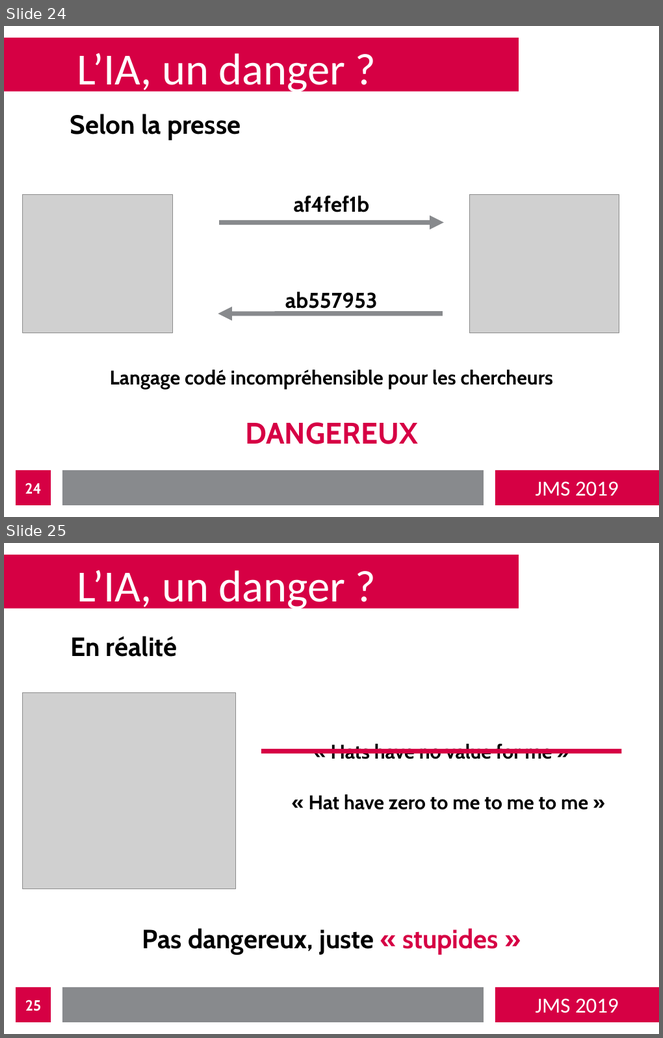
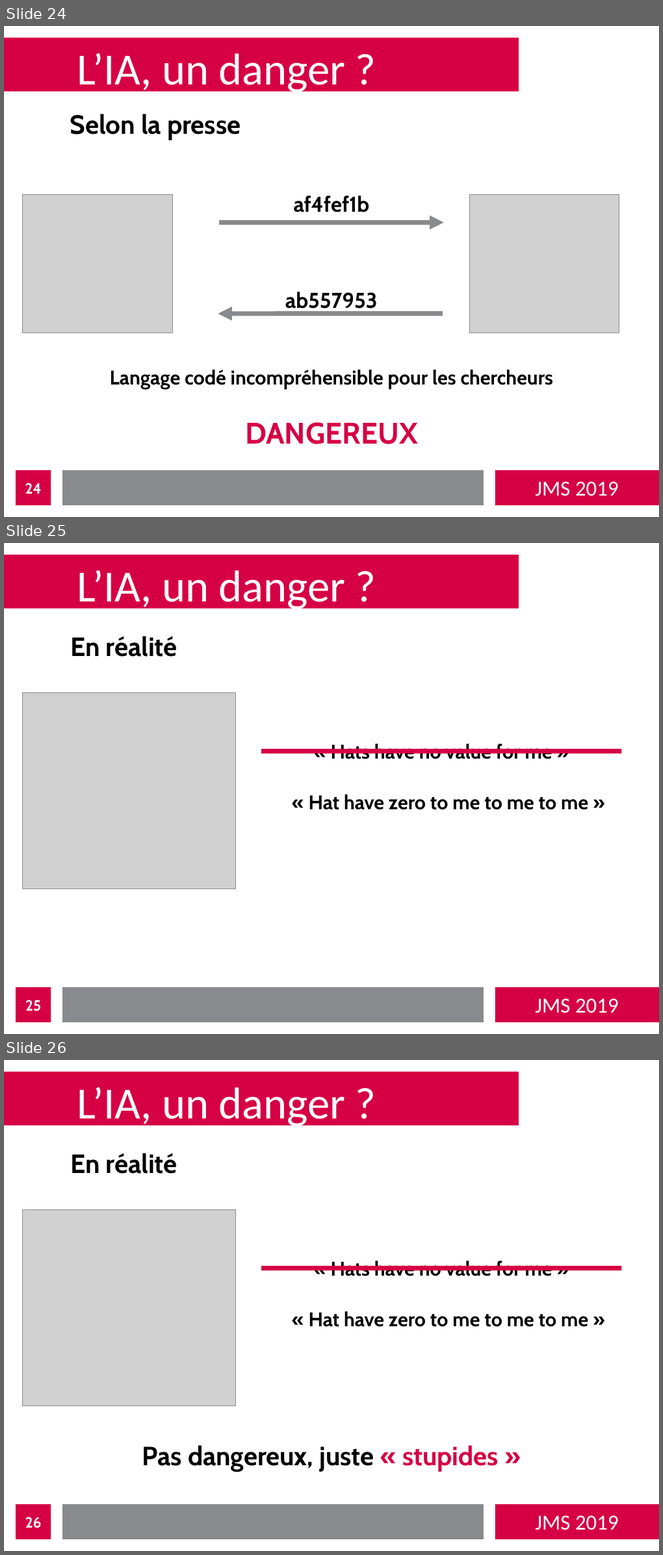
Before and after one commit to bastienvanderplaetse/JMS-2019, a slide deck: presentation-expanded.odp. Shown one above the other, each under a label of ours: slides 24 and 25 before the commit, slides 24, 25 and 26 after it. The pictures are 663x1038 and 663x1555 pixels, drawn with LibreOffice and Linux fonts; fonts in the diff are those of the drawing; grey boxes stand for pictures. Boxes give left, top, right and bottom in pixels: in the first picture for what was removed or moved away, otherwise in the second. Text is boxed around its words. In the diff, an @@ line names an element or a change of style, - is before the commit and + after.

```diff
--- a/presentation-expanded.odp
+++ b/presentation-expanded.odp
@@ slide 25 added at (4, 543, 659, 1034), background #FFFFFF; not listed: 4 template elements that a slide beside it also shows @@
@@ title added at (77, 570, 345, 613), 54 pt, text #FFFFFF @@
+L’IA, un danger ?
@@ text added at (70, 636, 178, 657), 32 pt, text #000000, bold @@
+En réalité
@@ picture added at (22, 693, 235, 889) @@
@@ line added from (261, 751) to (622, 751), #D60044 5.67 pt @@
@@ text added at (331, 744, 553, 759), 24 pt, text #000000, bold @@
+« Hats have no value for me »
@@ text added at (309, 795, 588, 810), 24 pt, text #000000, bold @@
+« Hat have zero to me to me to me »
@@ page number added at (16, 988, 51, 1023), fill #D60044, 18 pt, text #FFFFFF, bold @@
+25
@@ what was slide 25 is now slide 26 @@
@@ page number at (25, 1517, 42, 1529): text changed @@
-25
+26
```
Also in this commit, not shown: 4 other slides added, 9 other files.
